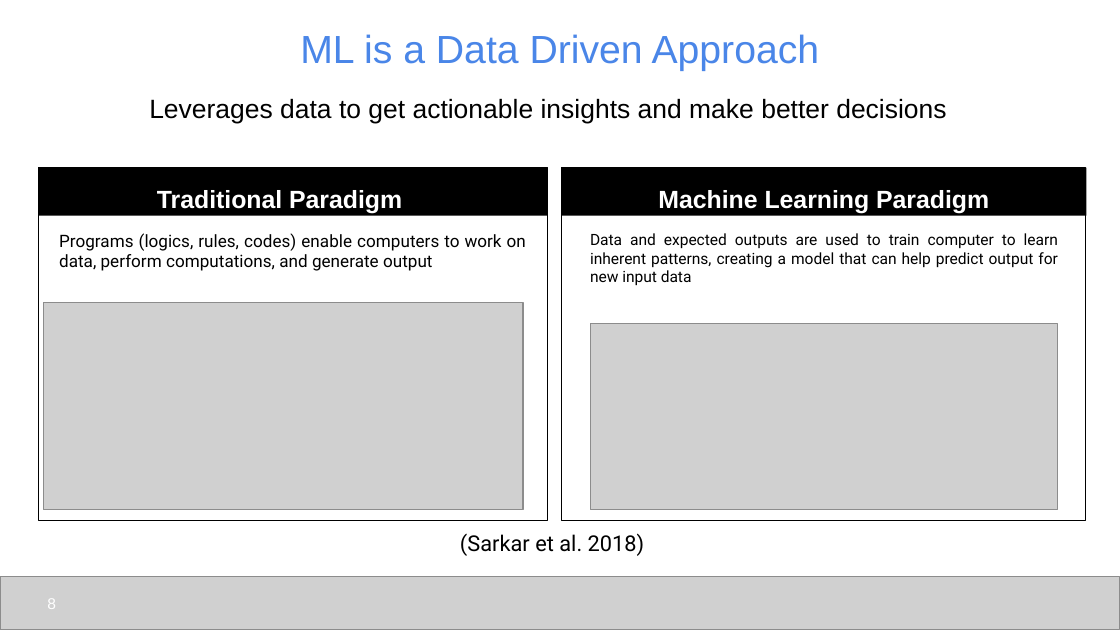
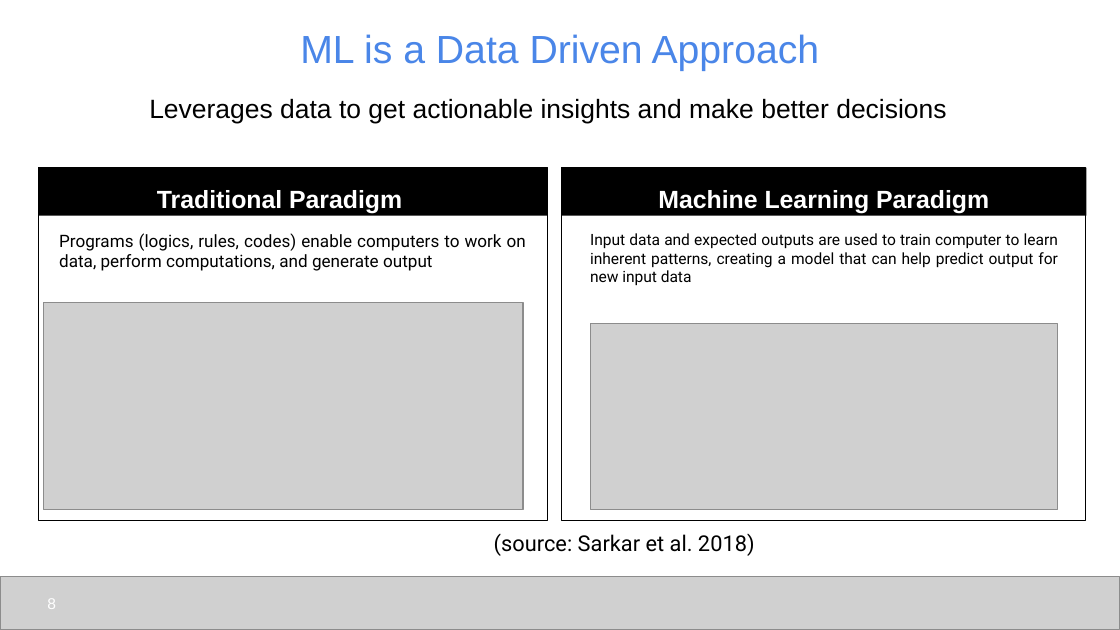
Before and after one commit to udel-cbcb/al_ml_workshop, a slide deck: slide 8 of Day_1/Lectures/Day_1_Lecture_1_Introduction_to_Artificial_Intelligence_and_Machine_Learning.pptx. Drawn at 1120x630 pixels with LibreOffice and Linux fonts; fonts in the diff are those of the drawing; grey boxes stand for pictures. Boxes give left, top, right and bottom in pixels: in the first picture for what was removed or moved away, otherwise in the second. Text is boxed around its words. In the diff, an @@ line names an element or a change of style, - is before the commit and + after.

```diff
--- a/Day_1/Lectures/Day_1_Lecture_1_Introduction_to_Artificial_Intelligence_and_Machine_Learning.pptx
+++ b/Day_1/Lectures/Day_1_Lecture_1_Introduction_to_Artificial_Intelligence_and_Machine_Learning.pptx
@@ text at [590,233,1058,285]: text changed @@
-Data and expected outputs are used to train computer to learn inherent patterns, creating a model that can help predict output for new input data
+Input data and expected outputs are used to train computer to learn inherent patterns, creating a model that can help predict output for new input data
@@ text at [494,534,755,556]: text changed @@
-(Sarkar et al. 2018)
+(source: Sarkar et al. 2018)
```
Also in this commit, not shown: 18 other slides changed, 7 other files.
